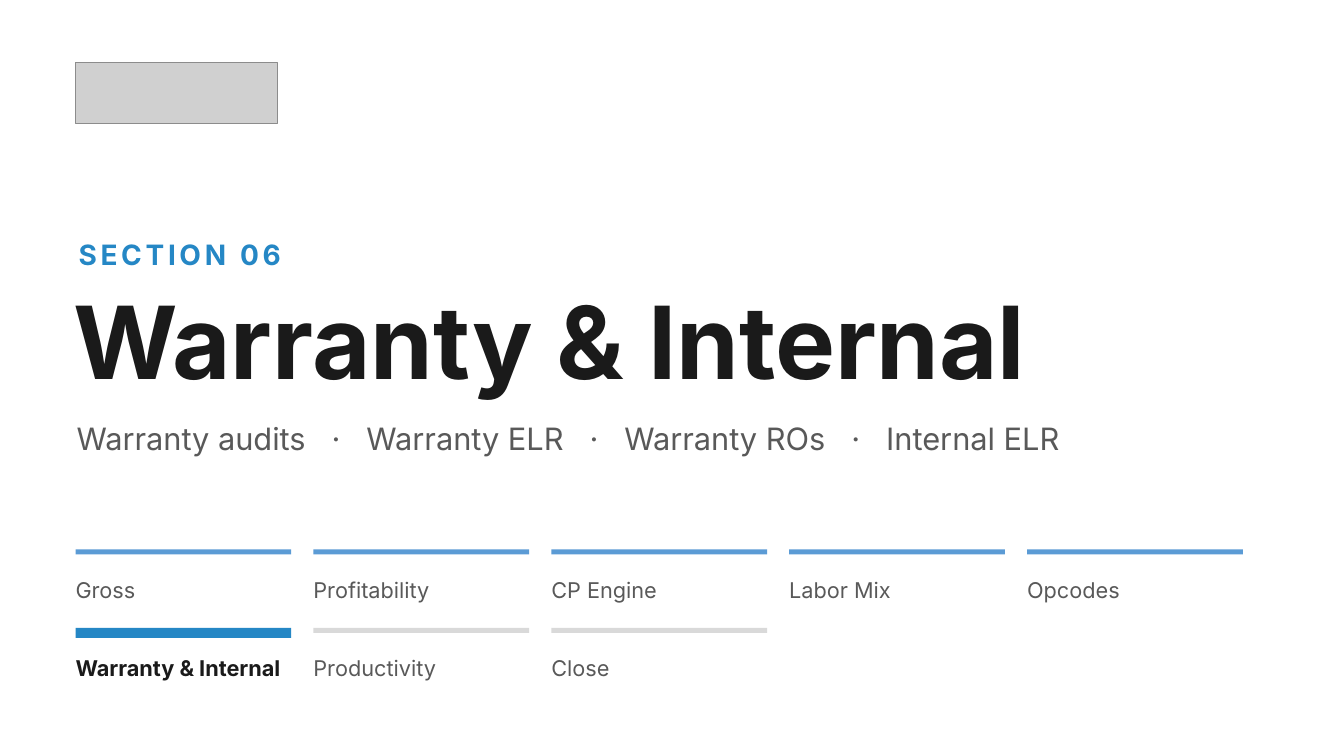
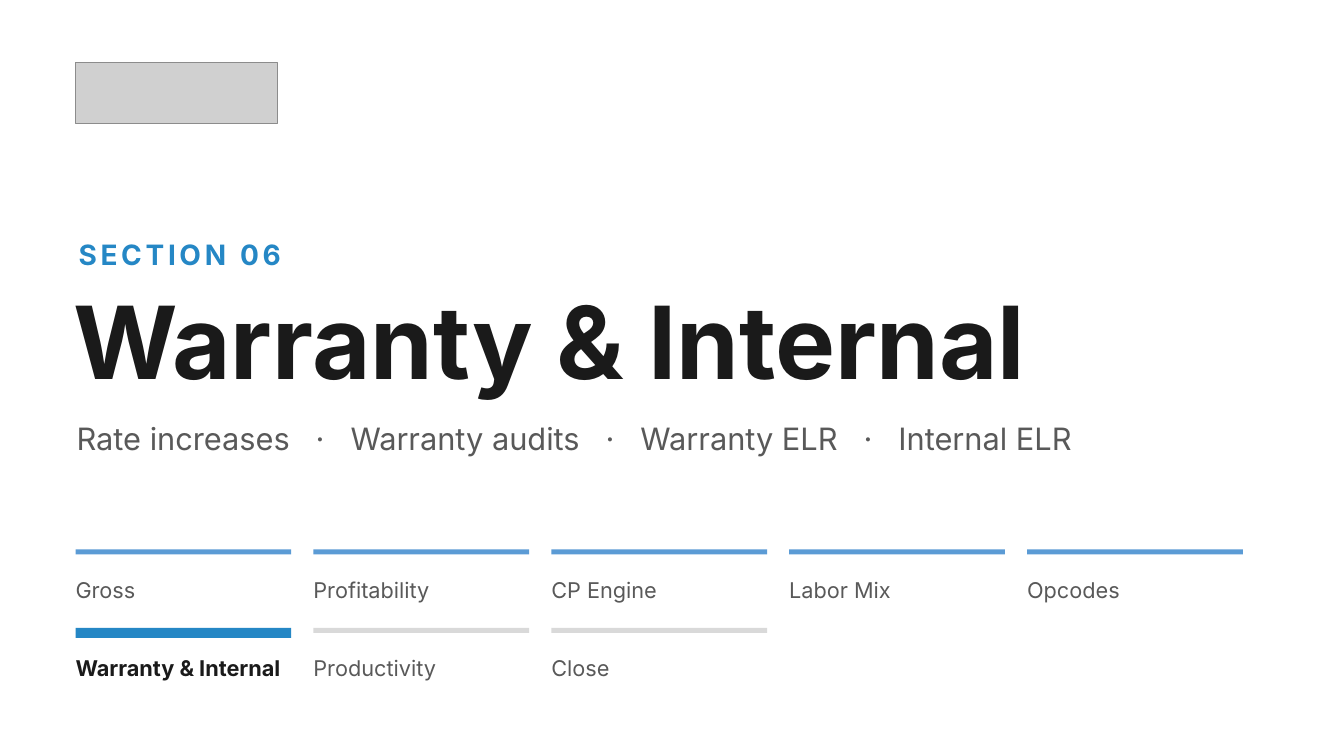
Before and after one commit to Ndresner/Noah, a slide deck: slide 8 of day2-deck/decks/Day 2 Opening - Day 1 Style.pptx. Drawn at 1344x756 pixels with LibreOffice and Linux fonts; fonts in the diff are those of the drawing; grey boxes stand for pictures. Boxes give left, top, right and bottom in pixels: in the first picture for what was removed or moved away, otherwise in the second. Text is boxed around its words. In the diff, an @@ line names an element or a change of style, - is before the commit and + after.

```diff
--- a/day2-deck/decks/Day 2 Opening - Day 1 Style.pptx
+++ b/day2-deck/decks/Day 2 Opening - Day 1 Style.pptx
@@ text at (77, 427, 1072, 456): text changed @@
-Warranty audits · Warranty ELR · Warranty ROs · Internal ELR
+Rate increases · Warranty audits · Warranty ELR · Internal ELR
```
Also in this commit, not shown: 1 other slide changed, 10 other files.
